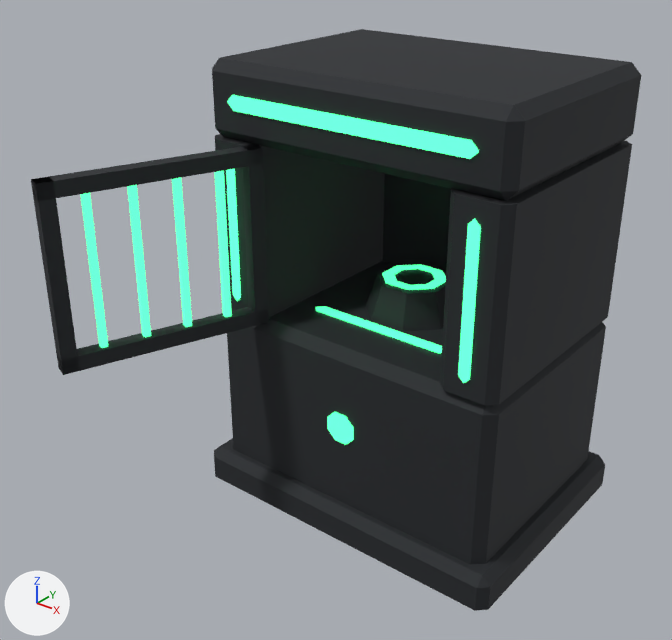
What one commit did to the glTF model netrun/assets/models/props/vault_open.glb.
The view is the same before and after, from a 50 mm lens placed at (1.62, -2.45, 2.08), pointed at (-0.07, -0.35, 0.77). Arrows for +X, +Y and +Z are at lower left; the lights stay in place. The picture after the commit comes second.
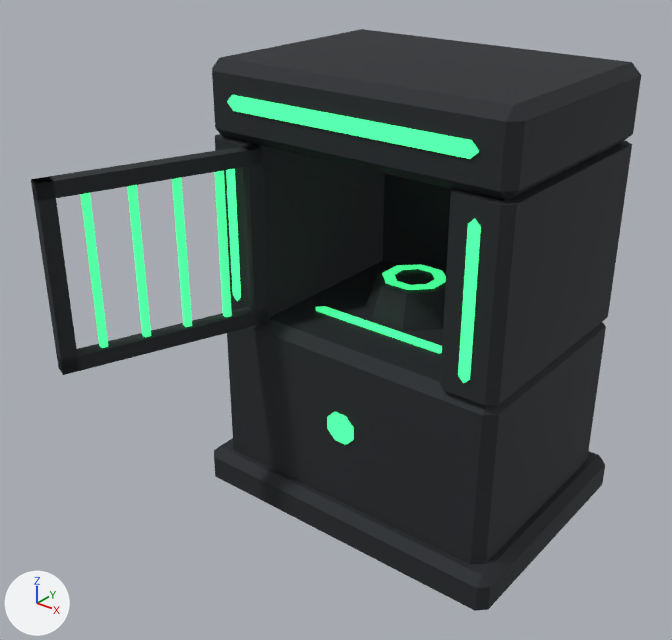
Location of each change, (x1, y1, x2, y2) in pixels of the pictures (672 x 640 px):
'Mesh', surface changed
    both: (77, 91, 485, 448)

Edits to the bpy script that builds the scene:
```text
Change mat_prop_neon_vault_open:
    mat_prop_neon_vault_open.emission_strength: 1.917 -> 1.0
```
